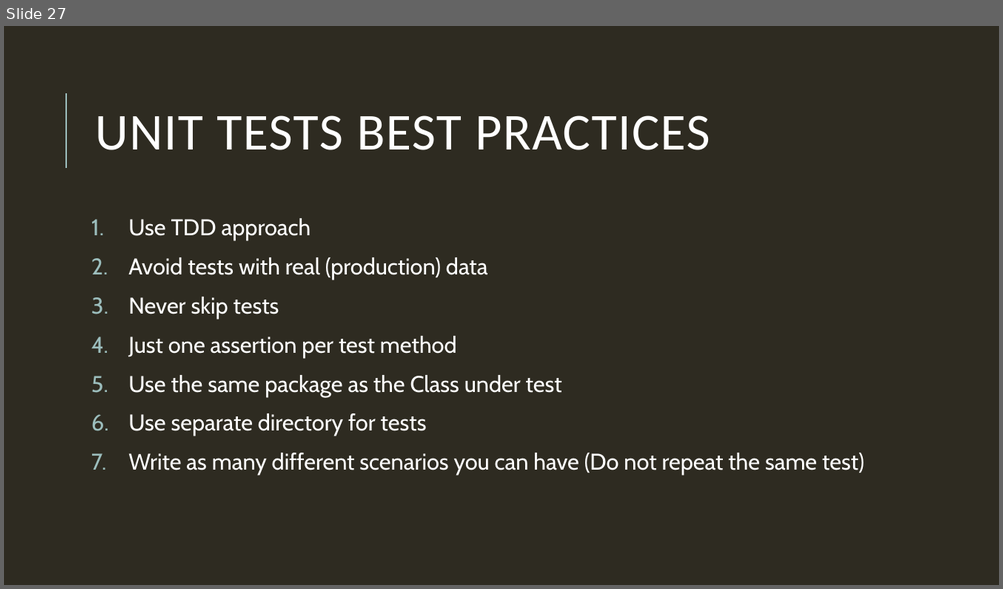
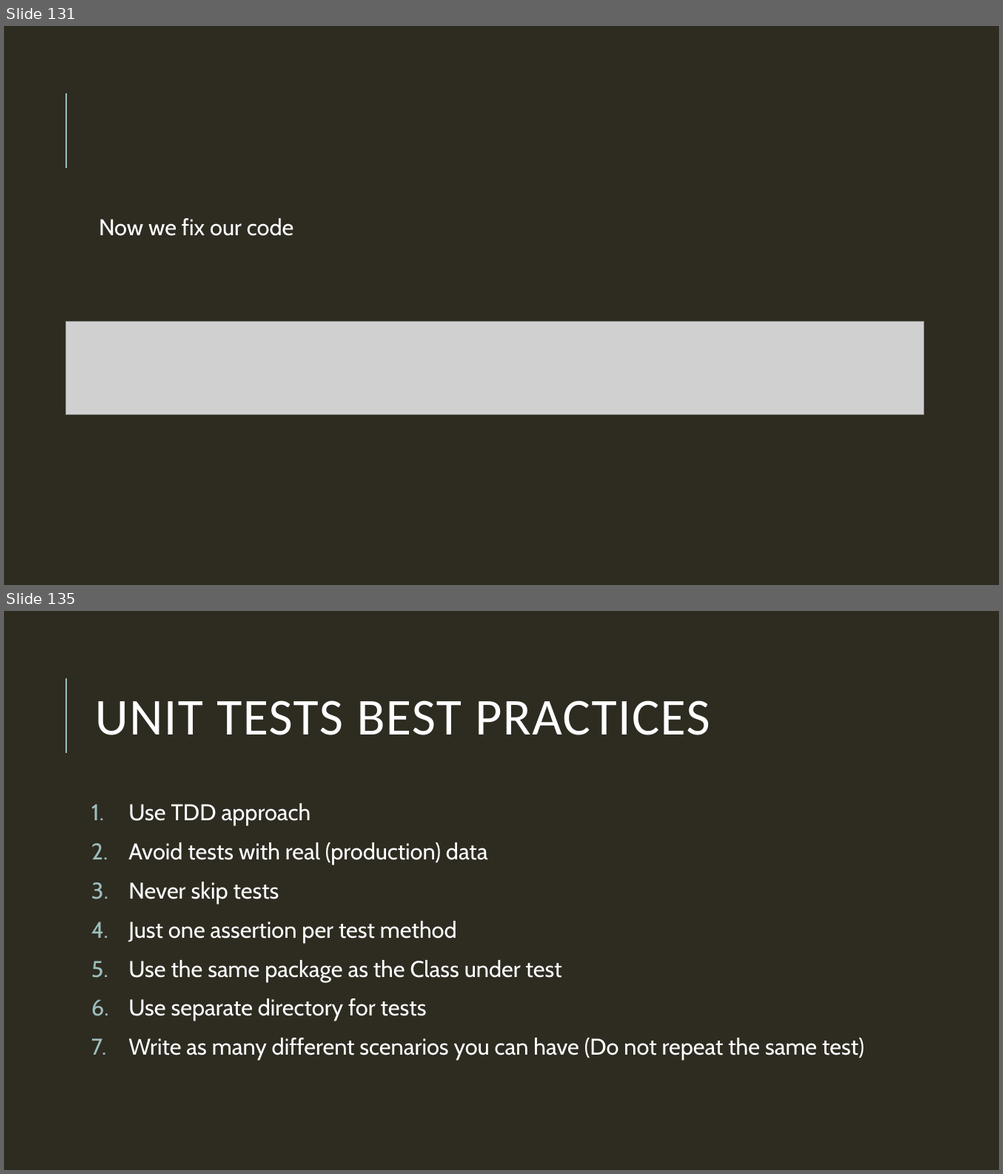
Before and after one commit to DevelopersDelicias/tdd_workshop, a slide deck: tdd_ws.pptx. Shown one above the other, each under a label of ours: slide 27 before the commit, slides 131 and 135 after it; the slides between them are not shown. The pictures are 1003x589 and 1003x1174 pixels, drawn with LibreOffice and Linux fonts; fonts in the diff are those of the drawing; grey boxes stand for pictures. Boxes give left, top, right and bottom in pixels: in the first picture for what was removed or moved away, otherwise in the second. Text is boxed around its words. In the diff, an @@ line names an element or a change of style, - is before the commit and + after.

```diff
--- a/tdd_ws.pptx
+++ b/tdd_ws.pptx
@@ slide 131 added at <box>4,26,999,585</box>, background #2E2B21; not listed: 1 template element that a slide beside it also shows @@
@@ text added at <box>99,218,293,236</box>, 22 pt, text #FFFFFF @@
+  Now we fix our code
@@ picture added at <box>65,321,923,415</box> @@
@@ what was slide 27 is now slide 135 @@
```
Also in this commit, not shown: 8 slides changed, 108 other slides added, 1 slide removed.
